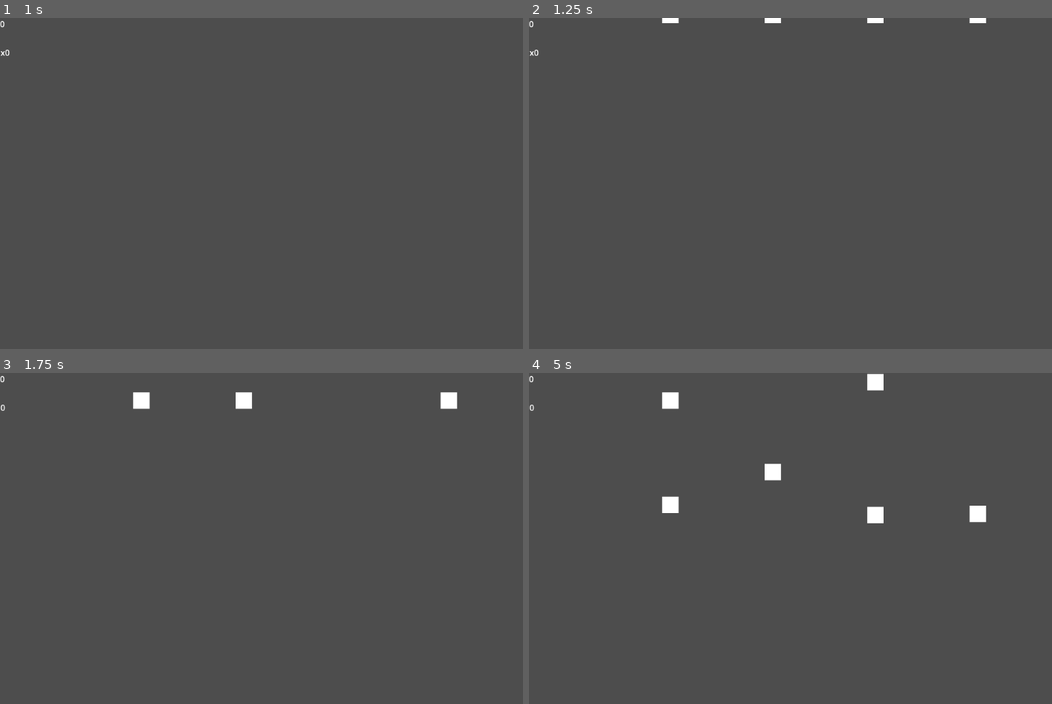
Above: before the commit, frames 1-4 (two rows, left to right).
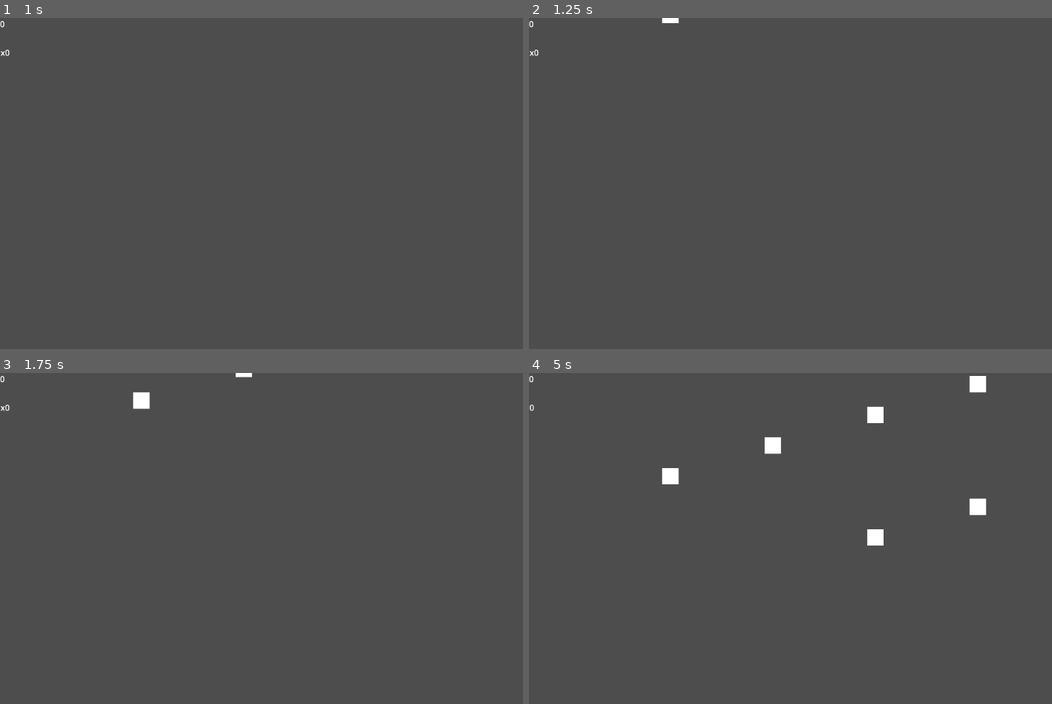
Above: after the commit, the same moments.

Repository: javier-adrian/UPLBGJ
Game: Godot game, scene res://scenes/level/level.tscn
Two runs of this game, one before a commit and one after it. Both use one fixed random seed, a clock stepped at 60 frames per second and the inputs below. This scene is started directly instead of the project's main scene.
Inputs:
- Up to frame 1 (1 s): tap Enter at 0.5 s; hold Right (right) from 0.53 s (still down); tap Space (playing) at 0.6 s
- Up to frame 2 (1.25 s): keep holding Right (right)
- Up to frame 3 (1.75 s): tap Space (playing) at 1.25, 1.35 s; release Right (right) at 1.28 s; hold Down (down) from 1.28 s (still down)
- Up to frame 4 (5 s): release Down (down) at 2.03 s; hold Right (right) 2.03-2.78 s; tap Space (playing) every 0.75 s from 2.1 to 4.35 s; hold Up (up) 2.78-3.53 s; hold Left (left) from 3.53 s (still down)

Frame 1 is identical in both runs. In frame 2, 0.1% of the frame differs, in the area x 45-88%, y 0-2%; in frame 3, 0.4%; in frame 4, 1.8%, in the area x 25-88%, y 0-53%.

Commit message:
add: basic level editor helper tool

Diff:
--- a/project.godot
+++ b/project.godot
@@ -39,7 +39,7 @@
 "deadzone": 0.2,
 "events": [Object(InputEventKey,"resource_local_to_scene":false,"resource_name":"","device":-1,"window_id":0,"alt_press …(195 unchanged characters)…
 , Object(InputEventKey,"resource_local_to_scene":false,"resource_name":"","device":-1,"window_id":0,"alt_pressed":false …(183 unchanged characters)…
-, Object(InputEventKey,"resource_local_to_scene":false,"reso …(131 unchanged characters)… d":false,"keycode":0,"physical_keycode":87,"key_label":0,"unicode":119,"location":0,"echo":false,"script":null)
+, Object(InputEventKey,"resource_local_to_scene":false,"reso …(131 unchanged characters)… d":false,"keycode":0,"physical_keycode":65,"key_label":0,"unicode":97,"location":0,"echo":false,"script":null)
 ]
 }
 down={
--- /dev/null
+++ b/scenes/editor/editor.tscn
@@ -0,0 +1,8 @@
+[gd_scene load_steps=2 format=3 uid="uid://bxp4l5dd2xsik"]
+
+[ext_resource type="Script" uid="uid://bfr1kr5w0qk1n" path="res://scripts/editor.gd" id="1_bc6i7"]
+
+[node name="editor" type="Node2D"]
+script = ExtResource("1_bc6i7")
+
+[node name="Player" type="AudioStreamPlayer" parent="."]
--- a/scenes/level/level.tscn
+++ b/scenes/level/level.tscn
@@ -1,7 +1,8 @@
-[gd_scene load_steps=3 format=3 uid="uid://b307ypo35oj6j"]
+[gd_scene load_steps=4 format=3 uid="uid://b307ypo35oj6j"]
 
 [ext_resource type="PackedScene" uid="uid://dq45oddu6x63p" path="res://scenes/listener/listener.tscn" id="1_h3e3j"]
 [ext_resource type="PackedScene" uid="uid://c73iy25eist6y" path="res://scenes/user_interface/user_interface.tscn" id="2_nbgty"]
+[ext_resource type="PackedScene" uid="uid://bxp4l5dd2xsik" path="res://scenes/editor/editor.tscn" id="3_i166f"]
 
 [node name="level" type="Node2D"]
 
@@ -10,10 +11,12 @@
 [node name="listener" parent="." instance=ExtResource("1_h3e3j")]
 position = Vector2(-100, 200)
 key = "up"
+index = 1
 
 [node name="listener2" parent="." instance=ExtResource("1_h3e3j")]
 position = Vector2(100, 200)
 key = "down"
+index = 2
 
 [node name="listener3" parent="." instance=ExtResource("1_h3e3j")]
 position = Vector2(-300, 200)
@@ -22,5 +25,8 @@
 [node name="listener4" parent="." instance=ExtResource("1_h3e3j")]
 position = Vector2(300, 200)
 key = "right"
+index = 3
 
 [node name="user_interface" parent="." instance=ExtResource("2_nbgty")]
+
+[node name="editor" parent="." instance=ExtResource("3_i166f")]
--- a/scenes/rating/rating.tscn
+++ b/scenes/rating/rating.tscn
@@ -1,6 +1,32 @@
 [gd_scene load_steps=6 format=3 uid="uid://dsx711i66khrx"]
 
 [ext_resource type="Script" uid="uid://d38nyicxjm2au" path="res://scripts/rating.gd" id="1_c2fwm"]
+
+[sub_resource type="Animation" id="Animation_tta1u"]
+length = 0.001
+tracks/0/type = "bezier"
+tracks/0/imported = false
+tracks/0/enabled = true
+tracks/0/path = NodePath("RichTextLabel:modulate:a")
+tracks/0/interp = 1
+tracks/0/loop_wrap = true
+tracks/0/keys = {
+"handle_modes": PackedInt32Array(0),
+"points": PackedFloat32Array(1, -0.1, 0, 0.1, 0),
+"times": PackedFloat32Array(0)
+}
+tracks/1/type = "value"
+tracks/1/imported = false
+tracks/1/enabled = true
+tracks/1/path = NodePath("RichTextLabel:modulate")
+tracks/1/interp = 1
+tracks/1/loop_wrap = true
+tracks/1/keys = {
+"times": PackedFloat32Array(0),
+"transitions": PackedFloat32Array(1),
+"update": 0,
+"values": [Color(1, 1, 1, 1)]
+}
 
 [sub_resource type="Animation" id="Animation_m4q36"]
 resource_name = "fade_out"
@@ -29,32 +55,6 @@
 "args": [],
 "method": &"queue_free"
 }]
-}
-
-[sub_resource type="Animation" id="Animation_tta1u"]
-length = 0.001
-tracks/0/type = "bezier"
-tracks/0/imported = false
-tracks/0/enabled = true
-tracks/0/path = NodePath("RichTextLabel:modulate:a")
-tracks/0/interp = 1
-tracks/0/loop_wrap = true
-tracks/0/keys = {
-"handle_modes": PackedInt32Array(0),
-"points": PackedFloat32Array(1, -0.1, 0, 0.1, 0),
-"times": PackedFloat32Array(0)
-}
-tracks/1/type = "value"
-tracks/1/imported = false
-tracks/1/enabled = true
-tracks/1/path = NodePath("RichTextLabel:modulate")
-tracks/1/interp = 1
-tracks/1/loop_wrap = true
-tracks/1/keys = {
-"times": PackedFloat32Array(0),
-"transitions": PackedFloat32Array(1),
-"update": 0,
-"values": [Color(1, 1, 1, 1)]
 }
 
 [sub_resource type="Animation" id="Animation_c2fwm"]
--- /dev/null
+++ b/scripts/editor.gd
@@ -0,0 +1,48 @@
+extends Node2D
+
+var editing: bool = false
+var title: String = "Rhythm Hell"
+
+var info: Dictionary = {
+	"Rhythm Hell": {
+		"timings":  "[[1, 3],[1.5, 3.5],[2, 4],[2.5, 4.5]]",
+		"music": load("res://RhythmHell.wav")
+	}
+}
+
+func _ready():
+	$Player.stream = info.get(title).get("music")
+	$Player.play()
+
+	if editing:
+		Manager.listener_press.connect(listener_press)
+	else:
+		var timings = info.get(title).get("timings")
+		var timings_array = str_to_var(timings)
+
+		var index: int = 0
+
+		for key in timings_array:
+			var key_name: String = ""
+
+			match index:
+				0:
+					key_name = "left"
+				1:
+					key_name = "up"
+				2:
+					key_name = "down"
+				3:
+					key_name = "right"
+
+			for delay in key:
+				spawn_note(key_name, delay)
+
+			index += 1
+
+func listener_press(key: String, index: int):
+	print(index)
+
+func spawn_note(key: String, delay: float):
+	await get_tree().create_timer(delay).timeout
+	Manager.spawn_note.emit(key)
--- a/scripts/listener.gd
+++ b/scripts/listener.gd
@@ -3,6 +3,7 @@
 @onready var note = preload("res://scenes/note/note.tscn")
 @onready var rating = preload("res://scenes/rating/rating.tscn")
 @export var key: String = ""
+@export var index: int = 0
 
 var queue = []
 
@@ -16,8 +17,12 @@
 var score_good: float = 50
 var score_uninstall: float = 20
 
+func _ready():
+	Manager.spawn_note.connect(spawn_note)
+
 func _input(event):
-	pass
+	if Input.is_action_just_pressed(key):
+		Manager.listener_press.emit(key, index)
 
 func _process(delta):
 	if !queue.is_empty():
@@ -59,15 +64,16 @@
 
 
 
-func spawn_note():
-	var note_instance = note.instantiate()
-	get_tree().root.call_deferred("add_child", note_instance)
-	note_instance.setup(position.x, position.y)
+func spawn_note(key_title: String):
+	if key_title == key:
+		var note_instance = note.instantiate()
+		get_tree().root.call_deferred("add_child", note_instance)
+		note_instance.setup(position.x, position.y)
 
-	queue.push_back(note_instance)
+		queue.push_back(note_instance)
 
 
 func _on_random_timeout() -> void:
-	spawn_note()
+	# spawn_note()
 	$random.wait_time = randf_range(1, 3)
 	$random.start()
--- a/scripts/manager.gd
+++ b/scripts/manager.gd
@@ -1,5 +1,10 @@
 extends Node2D
 
 signal increment_score(n: int)
+
 signal increment_combo(n: int)
 signal reset_combo()
+
+signal spawn_note(key: String)
+
+signal listener_press(key: String, index: int)
--- a/scripts/user_interface.gd
+++ b/scripts/user_interface.gd
@@ -7,6 +7,8 @@
 	Manager.increment_score.connect(increment_score)
 	Manager.increment_combo.connect(increment_combo)
 	Manager.reset_combo.connect(reset_combo)
+	# await get_tree().create_timer(3).timeout
+	# $RhythmHell.play()
 
 func increment_score(n: int):
 	score += n
Not shown, added: RhythmHell.wav.import
Not shown, added: scripts/editor.gd.uid
Not shown, added: Rhythm Hell [a-EI30uucng].m4a
Not shown, added: RhythmHell.wav
